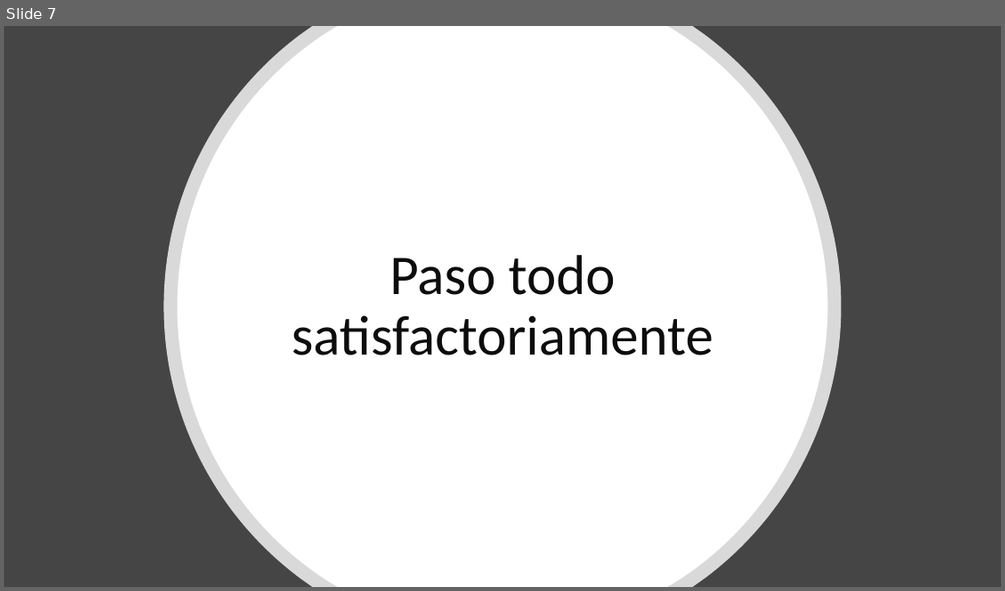
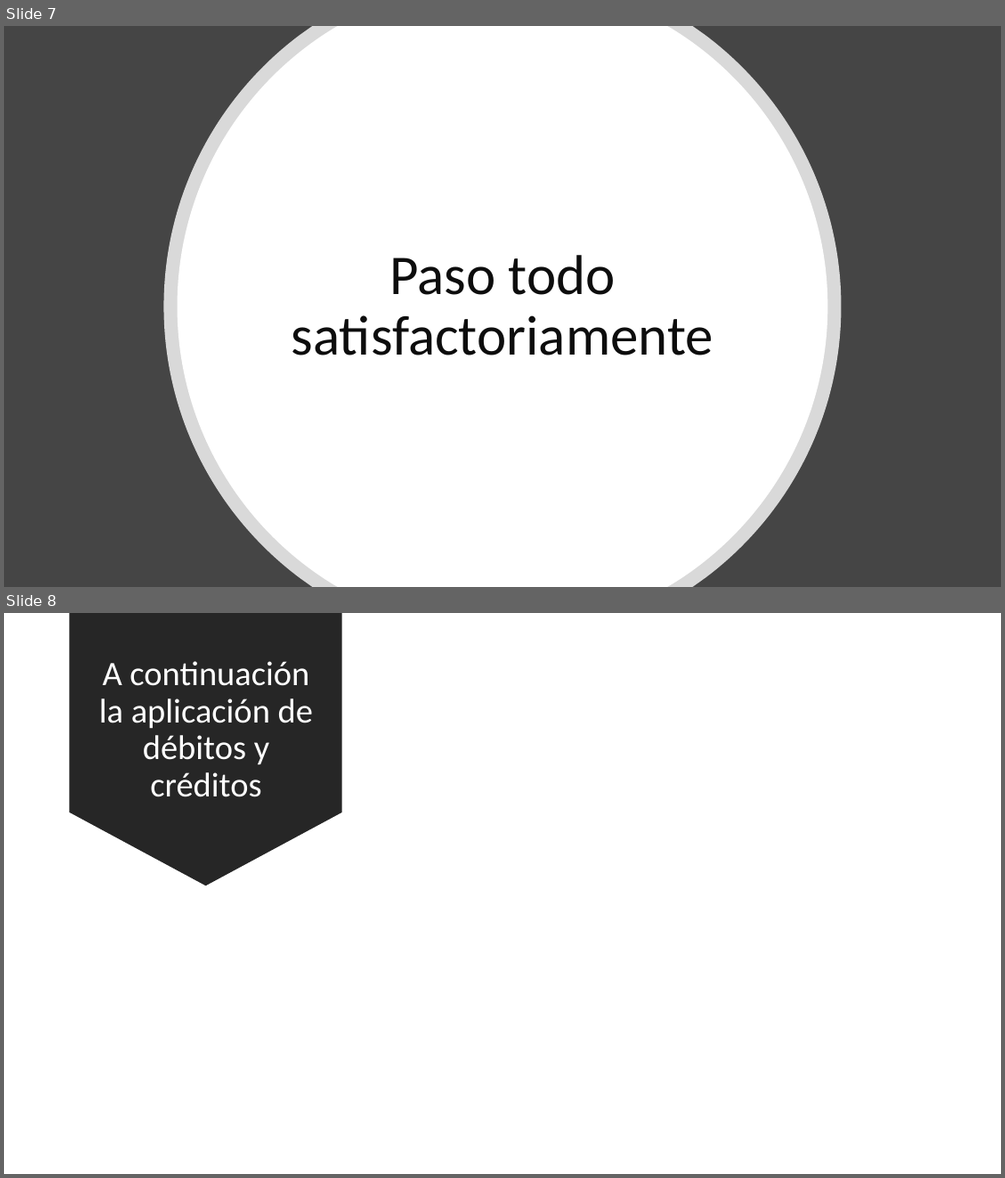
Before and after one commit to DavidCorzo/EstructuraDeDatos, a slide deck: ArrayStack/Video.pptx. Shown one above the other, each under a label of ours: slide 7 before the commit, slides 7 and 8 after it. The pictures are 1005x591 and 1005x1178 pixels, drawn with LibreOffice and Linux fonts; fonts in the diff are those of the drawing. Boxes give left, top, right and bottom in pixels: in the first picture for what was removed or moved away, otherwise in the second. Text is boxed around its words. In the diff, an @@ line names an element or a change of style, - is before the commit and + after.

```diff
--- a/ArrayStack/Video.pptx
+++ b/ArrayStack/Video.pptx
@@ slide 8 added at (4,613,1001,1174), background #FFFFFF @@
@@ down arrow added at (70,613,343,885), fill #262626 @@
@@ title added at (99,661,313,797), 33 pt, text #FFFFFF @@
+A continuación la aplicación de débitos y créditos
```
Also in this commit, not shown: 1 other slide added, 5 other files.
